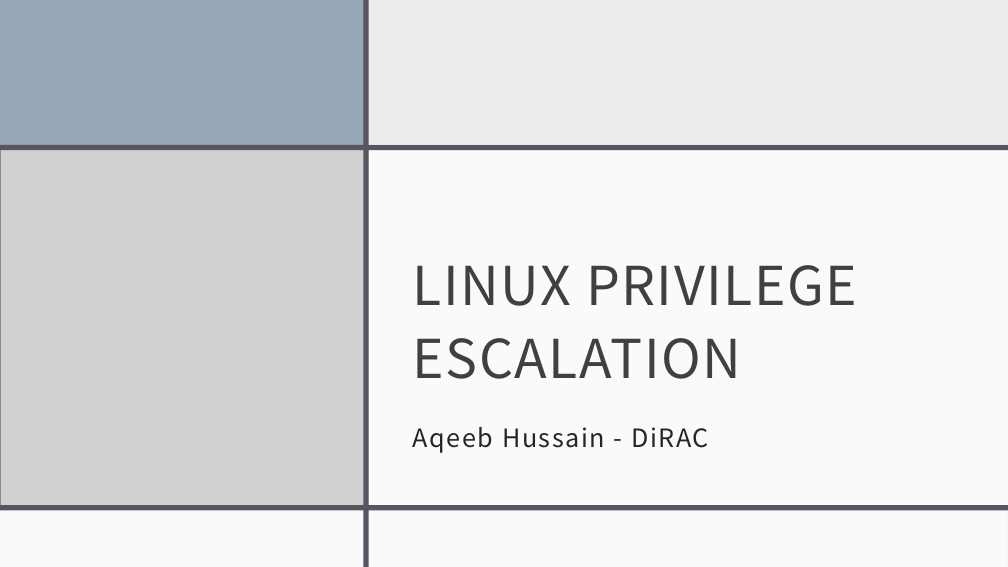
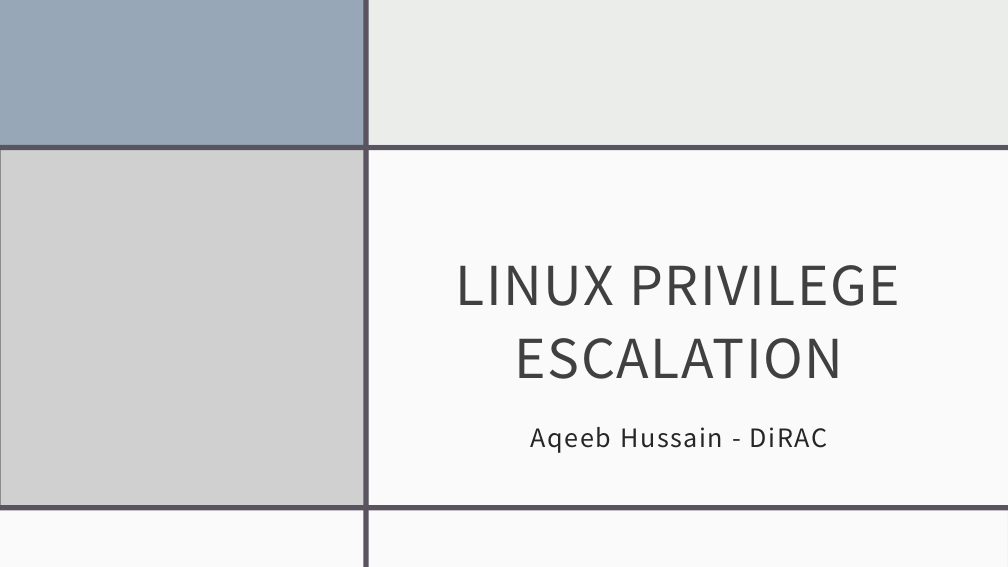
Before and after one commit to aqeebhussain122/hpc-offensive-security, a slide deck: slide 1 of Offensive Security Tactics for Linux Professionals - Linux Privilege Escalation.pptx. Drawn at 1008x567 pixels with LibreOffice and Linux fonts; fonts in the diff are those of the drawing; grey boxes stand for pictures. Boxes give left, top, right and bottom in pixels: in the first picture for what was removed or moved away, otherwise in the second. Text is boxed around its words. In the diff, an @@ line names an element or a change of style, - is before the commit and + after.

```diff
--- a/Offensive Security Tactics for Linux Professionals - Linux Privilege Escalation.pptx
+++ b/Offensive Security Tactics for Linux Professionals - Linux Privilege Escalation.pptx
@@ title "LINUX PRIVILEGE ESCALATION" at bbox=[456, 265, 900, 379]: alignment left to centre @@
@@ subtitle "Aqeeb Hussain - DiRAC" at bbox=[531, 427, 828, 453]: alignment left to centre @@
```
Also in this commit, not shown: 1 other slide changed, 10 slides added, 8 other files.
